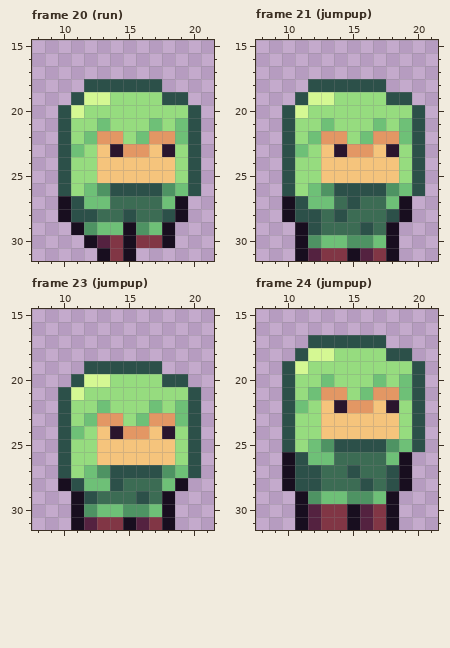
Edited in one commit: pixel-art file (Witchlight Woods/Assets/Sprites/playerIsolated.ase). This is how it looked before the edit.
32x32 pixels, 33 frames. Shown: frame 20 (run): x 8..21, y 15..31; frame 21 (jumpup): x 8..21, y 15..31; frame 23 (jumpup): x 8..21, y 15..31; frame 24 (jumpup): x 8..21, y 15..31. The commit also changed other frames, which this record leaves out.
The result:
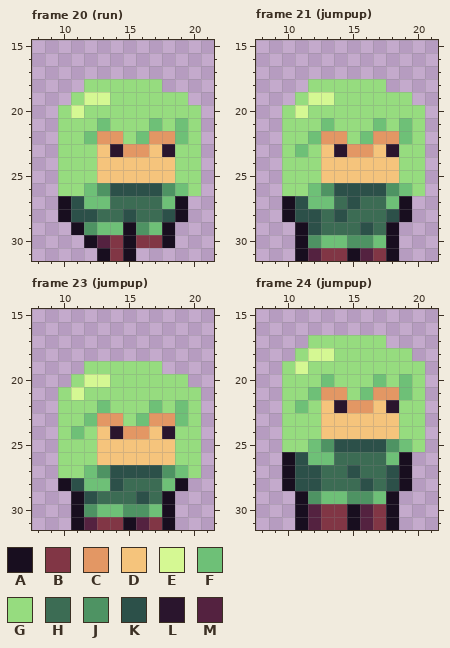
Palette (. is transparent): A #180e1f  B #813645  C #e39764  D #f5c47c  E #d5f893  F #6ec077  G #96dc7f  H #3c6c54  J #4e9363  K #2c5049  L #2a152d  M #542240
Difference:
--- frame 20 (run), layer "head"
@@ x 8..21 @@
 17 ..............
-18 ....KKKKKK....
-19 ...KEEGGGGKK..
-20 ..KEGGGGGGGGK.
-21 ..KGGFGGGFGFK.
-22 ..KGFCCGFCCFK.
-23 ..KFGDLCCDLGK.
-24 ..KGGDDDDDDGK.
-25 ..KGGDDDDDDGK.
-26 ..KGFJKKKKJFK.
+18 ....GGGGGG....
+19 ...GEEGGGGGG..
+20 ..GEGGGGGGGGG.
+21 ..GGGFGGGFGFG.
+22 ..GGFCCGFCCFG.
+23 ..GGGDLCCDLGG.
+24 ..GGGDDDDDDGG.
+25 ..GGGDDDDDDGG.
+26 ..GGFJKKKKJFG.
 27 ..AKFFHHHHFA..
--- frame 21 (jumpup), layer "head"
@@ x 8..21 @@
 17 ..............
-18 ....KKKKKK....
-19 ...KEEGGGGKK..
-20 ..KEGGGGGGGGK.
-21 ..KGGFGGGFGFK.
-22 ..KGFCCGFCCFK.
-23 ..KFGDLCCDLGK.
-24 ..KGGDDDDDDGK.
-25 ..KGGDDDDDDGK.
-26 ..KGFJKKKKJFK.
+18 ....GGGGGG....
+19 ...GEEGGGGGG..
+20 ..GEGGGGGGGGG.
+21 ..GGGFGGGFGFG.
+22 ..GGFCCGFCCFG.
+23 ..GFGDLCCDLGG.
+24 ..GGGDDDDDDGG.
+25 ..GGGDDDDDDGG.
+26 ..GGFJKKKKJFG.
 27 ..AKFFHKHHFA..
--- frame 23 (jumpup), layer "head"
@@ x 8..21 @@
 18 ..............
-19 ....KKKKKK....
-20 ...KEEGGGGKK..
-21 ..KEGGGGGGGGK.
-22 ..KGGFGGGFGFK.
-23 ..KGFCCGFCCFK.
-24 ..KFGDLCCDLGK.
-25 ..KGGDDDDDDGK.
-26 ..KGGDDDDDDGK.
-27 ..KGFJKKKKJFK.
+19 ....GGGGGG....
+20 ...GEEGGGGGG..
+21 ..GEGGGGGGGGG.
+22 ..GGGFGGGFGFG.
+23 ..GGFCCGFCCFG.
+24 ..GFGDLCCDLGG.
+25 ..GGGDDDDDDGG.
+26 ..GGGDDDDDDGG.
+27 ..GGFJKKKKJFG.
 28 ..AKFFKHHHFA..
--- frame 24 (jumpup), layer "head"
@@ x 8..21 @@
 16 ..............
-17 ....KKKKKK....
-18 ...KEEGGGGKK..
-19 ..KEGGGGGGGGK.
-20 ..KGGFGGGFGFK.
-21 ..KGFCCGFCCFK.
-22 ..KFGDLCCDLGK.
-23 ..KGGDDDDDDGK.
-24 ..KGGDDDDDDGK.
-25 ..KGFJKKKKJFK.
+17 ....GGGGGG....
+18 ...GEEGGGGGG..
+19 ..GEGGGGGGGGG.
+20 ..GGGFGGGFGFG.
+21 ..GGFCCGFCCFG.
+22 ..GFGDLCCDLGG.
+23 ..GGGDDDDDDGG.
+24 ..GGGDDDDDDGG.
+25 ..GGFJKKKKJFG.
 26 ..AKFFHHHHFA..
Pixel boxes of the changes (left, top, right, bottom) in both pictures:
changed: (58, 79, 201, 196)
changed: (282, 79, 425, 196)
changed: (58, 361, 201, 478)
changed: (282, 335, 425, 452)
